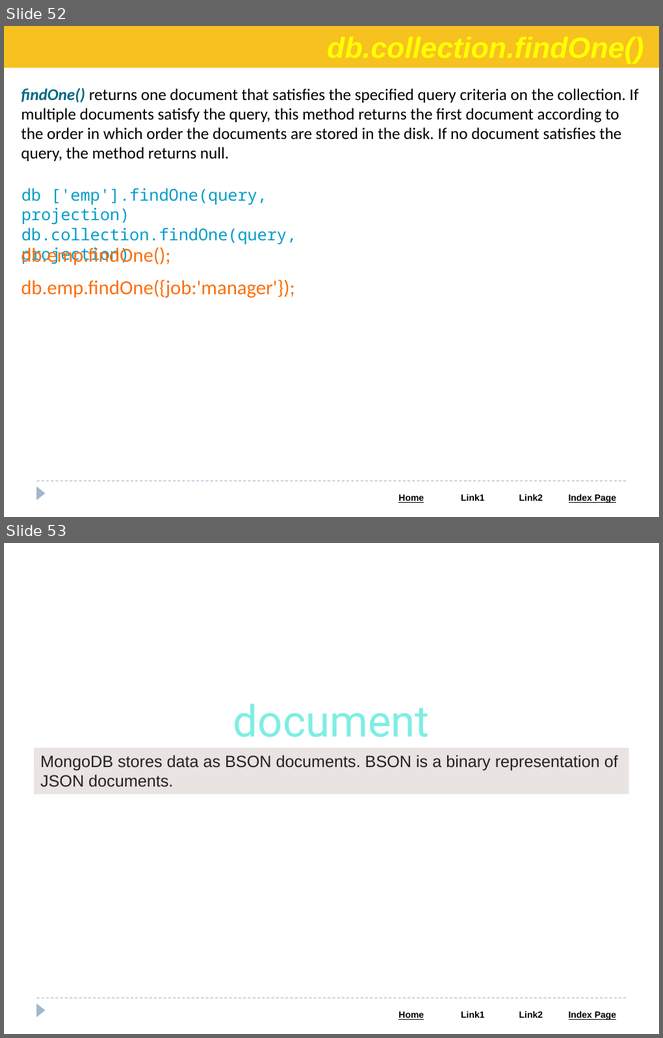
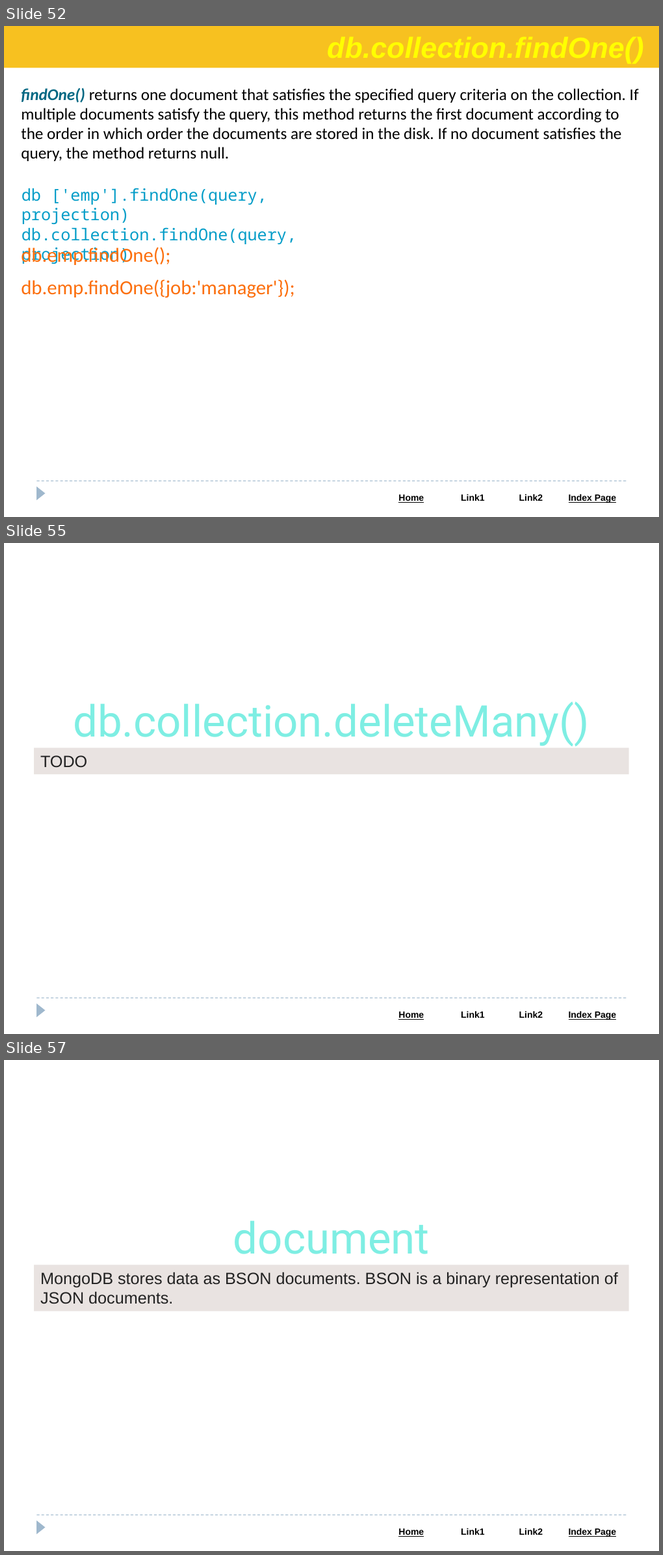
Before and after one commit to Saleel-Bagde/PPT-s, a slide deck: MongoDB PPT.pptx. Shown one above the other, each under a label of ours: slides 52 and 53 before the commit, slides 52, 55 and 57 after it; the slides between them are not shown. The pictures are 663x1038 and 663x1555 pixels, drawn with LibreOffice and Linux fonts; fonts in the diff are those of the drawing. Boxes give left, top, right and bottom in pixels: in the first picture for what was removed or moved away, otherwise in the second. Text is boxed around its words. In the diff, an @@ line names an element or a change of style, - is before the commit and + after.

```diff
--- a/MongoDB PPT.pptx
+++ b/MongoDB PPT.pptx
@@ slide 55 added at box(4, 543, 659, 1034), background #FFFFFF; not listed: 3 template elements that a slide beside it also shows @@
@@ text added at box(73, 702, 590, 746), 48 pt, text #7EEEE3 @@
+db.collection.deleteMany()
@@ rectangle added at box(34, 748, 629, 774), fill #E9E3E1, 18 pt, text #222222 @@
+TODO
@@ what was slide 53 is now slide 57 @@
```
Also in this commit, not shown: 3 other slides added.
